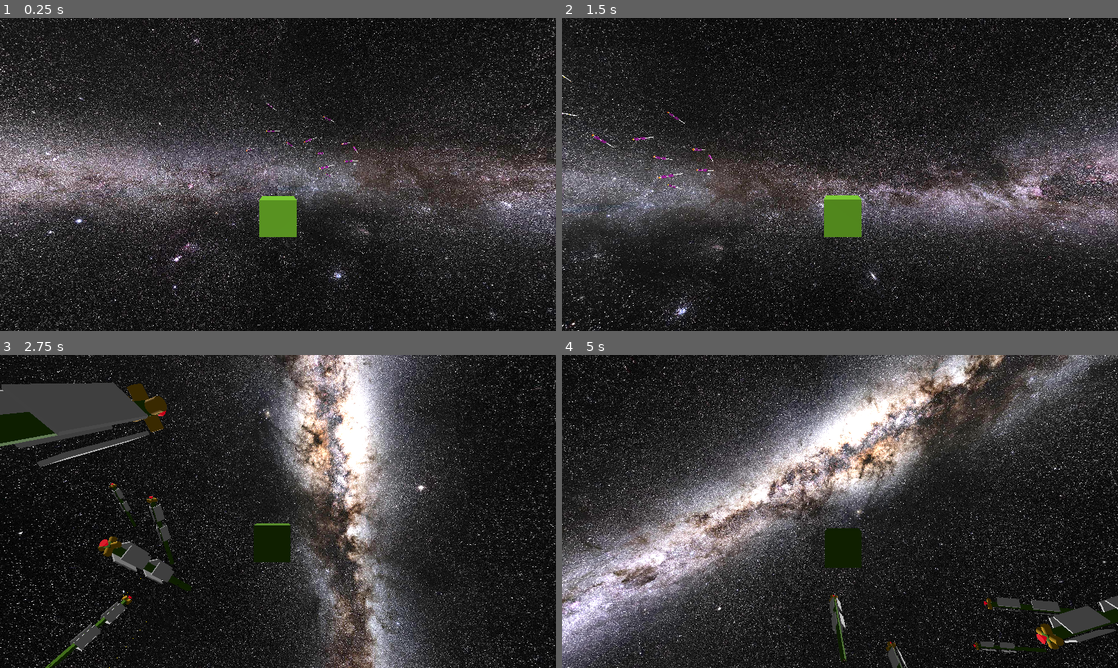
Above: before the commit, frames 1-4 (two rows, left to right).
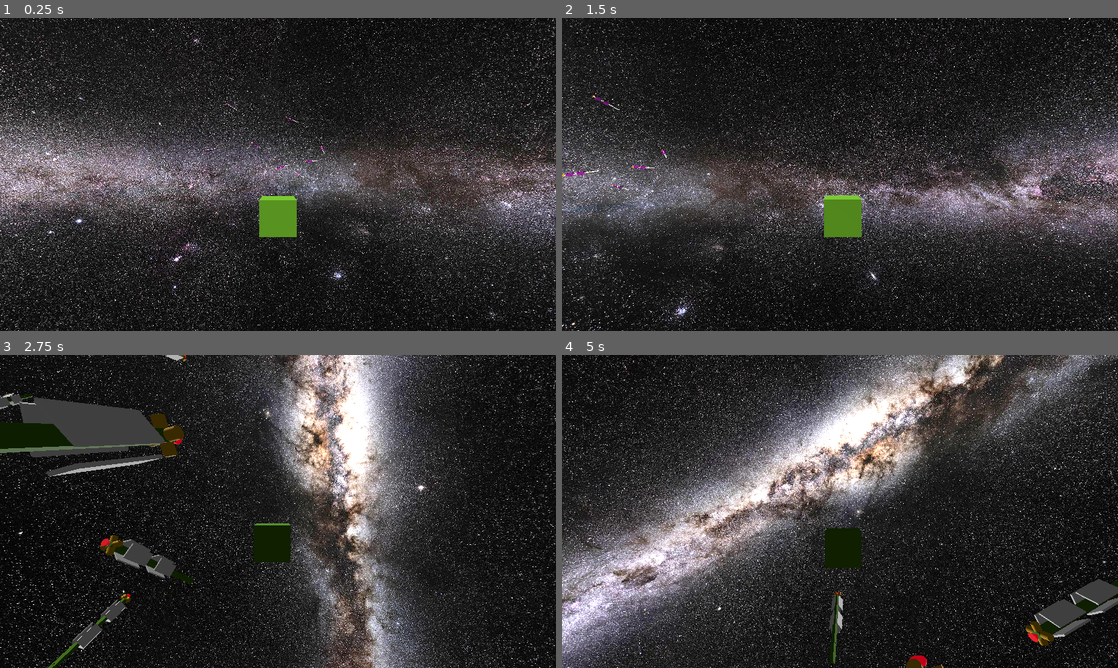
Above: after the commit, the same moments.

Repository: david-andrew/Aberration
Game: Godot game, scene res://battle2.tscn
The game is run twice, just before and just after one commit, with the same random seed, the same clock (stepped at 60 frames per second) and the same inputs.
Inputs:
- Up to frame 1 (0.25 s): no input
- Up to frame 2 (1.5 s): hold Right (right) 0.53-1.28 s; hold A (a) 0.53-1.28 s; tap D (d) at 0.8, 1.35 s; hold Down (down) from 1.28 s (still down)
- Up to frame 3 (2.75 s): tap E (e) at 1.55 s; release Down (down) at 2.03 s; hold Right (right) from 2.03 s (still down); hold E (e) from 2.03 s (still down); tap Q (q) at 2.3 s
- Up to frame 4 (5 s): release Right (right) at 2.78 s; release E (e) at 2.78 s; hold Up (up) 2.78-3.53 s; tap Q (q) at 2.85 s; tap S (s) at 3.05 s; hold S (s) 3.53-4.28 s; hold Left (left) from 3.53 s (still down); tap W (w) at 3.8, 4.35 s; tap A (a) at 4.55 s

The runs differ from the first frame. In frame 1, 0.2% of the frame differs, in the area x 36-65%, y 27-52%; in frame 2, 0.3%; in frame 3, 5.6%, in the area x 0-35%, y 0-100%; in frame 4, 2.8%.

Commit message:
added title with fade in/out

Diff:
--- /dev/null
+++ b/Title.gd
@@ -0,0 +1,5 @@
+extends Label
+
+
+var initial_color: Color = Color(0,0,0,0)
+var target_color: Color = Color.WHITE
--- /dev/null
+++ b/UI.gd
@@ -0,0 +1,7 @@
+extends Node
+
+
+
+
+func _ready():
+	$AnimationPlayer.play("TitleAnimation")
--- a/battle2.tscn
+++ b/battle2.tscn
@@ -9,6 +9,10 @@
 [ext_resource type="Texture2D" uid="uid://b1tg053uv0ffy" path="res://assets/textures/MilkeyWay.jpg" id="7_f3ya5"]
 [ext_resource type="Script" path="res://scripts/ChaseCamera.gd" id="8_a85b1"]
 [ext_resource type="PackedScene" uid="uid://csoggynpxgor1" path="res://scenes/audio_controller.tscn" id="9_q0qpt"]
+[ext_resource type="Script" path="res://UI.gd" id="10_epuu3"]
+[ext_resource type="FontFile" uid="uid://dnpih4o6u6268" path="res://fonts/NovaSquare-Regular.ttf" id="10_liufv"]
+[ext_resource type="Script" path="res://Title.gd" id="11_6wi3b"]
+[ext_resource type="Texture2D" uid="uid://bi68f1wieyqly" path="res://fonts/star.png" id="12_suh53"]
 
 [sub_resource type="BoxShape3D" id="BoxShape3D_278ud"]
 
@@ -32,67 +36,137 @@
 ambient_light_color = Color(1, 1, 1, 1)
 ambient_light_energy = 0.05
 
+[sub_resource type="LabelSettings" id="LabelSettings_irna5"]
+font = ExtResource("10_liufv")
+font_size = 240
+outline_color = Color(0, 0, 0, 1)
+
+[sub_resource type="Animation" id="Animation_7es4q"]
+resource_name = "TitleAnimation"
+length = 20.0
+tracks/0/type = "value"
+tracks/0/imported = false
+tracks/0/enabled = true
+tracks/0/path = NodePath("CanvasLayer/Title:label_settings:font_color")
+tracks/0/interp = 1
+tracks/0/loop_wrap = true
+tracks/0/keys = {
+"times": PackedFloat32Array(6.129, 6.5, 17.1, 17.2),
+"transitions": PackedFloat32Array(0.0245183, 1, 1, 1),
+"update": 0,
+"values": [Color(1, 1, 1, 0), Color(1, 1, 1, 1), Color(1, 1, 1, 1), Color(1, 1, 1, 0)]
+}
+tracks/1/type = "value"
+tracks/1/imported = false
+tracks/1/enabled = true
+tracks/1/path = NodePath("CanvasLayer/Title/TextureRect:modulate")
+tracks/1/interp = 1
+tracks/1/loop_wrap = true
+tracks/1/keys = {
+"times": PackedFloat32Array(6.129, 6.5, 17.1, 17.2),
+"transitions": PackedFloat32Array(1, 1, 1, 1),
+"update": 0,
+"values": [Color(1, 1, 1, 0), Color(1, 1, 1, 1), Color(1, 1, 1, 1), Color(1, 1, 1, 0)]
+}
+tracks/2/type = "value"
+tracks/2/imported = false
+tracks/2/enabled = true
+tracks/2/path = NodePath("CanvasLayer/Title/TextureRect2:modulate")
+tracks/2/interp = 1
+tracks/2/loop_wrap = true
+tracks/2/keys = {
+"times": PackedFloat32Array(6.129, 6.5, 17.1, 17.2),
+"transitions": PackedFloat32Array(1, 1, 1, 1),
+"update": 0,
+"values": [Color(1, 1, 1, 0), Color(1, 1, 1, 1), Color(1, 1, 1, 1), Color(1, 1, 1, 0)]
+}
+
+[sub_resource type="Animation" id="Animation_oh4b7"]
+length = 0.001
+tracks/0/type = "value"
+tracks/0/imported = false
+tracks/0/enabled = true
+tracks/0/path = NodePath("CanvasLayer/Title:label_settings:font_color")
+tracks/0/interp = 1
+tracks/0/loop_wrap = true
+tracks/0/keys = {
+"times": PackedFloat32Array(0),
+"transitions": PackedFloat32Array(1),
+"update": 0,
+"values": [Color(1, 1, 1, 1)]
+}
+tracks/1/type = "value"
+tracks/1/imported = false
+tracks/1/enabled = true
+tracks/1/path = NodePath("CanvasLayer/Title/TextureRect:modulate")
+tracks/1/interp = 1
+tracks/1/loop_wrap = true
+tracks/1/keys = {
+"times": PackedFloat32Array(0),
+"transitions": PackedFloat32Array(1),
+"update": 0,
+"values": [Color(1, 1, 1, 0)]
+}
+tracks/2/type = "value"
+tracks/2/imported = false
+tracks/2/enabled = true
+tracks/2/path = NodePath("CanvasLayer/Title/TextureRect2:modulate")
+tracks/2/interp = 1
+tracks/2/loop_wrap = true
+tracks/2/keys = {
+"times": PackedFloat32Array(0),
+"transitions": PackedFloat32Array(1),
+"update": 0,
+"values": [Color(1, 1, 1, 0)]
+}
+
+[sub_resource type="AnimationLibrary" id="AnimationLibrary_dmevq"]
+_data = {
+"RESET": SubResource("Animation_oh4b7"),
+"TitleAnimation": SubResource("Animation_7es4q")
+}
+
 [node name="World" type="Node3D"]
 
 [node name="LargeShip" parent="." instance=ExtResource("1_5pbcc")]
-transform = Transform3D(-0.266457, -0.224144, -0.937423, 0.0669873, 0.965926, -0.25, 0.961516, -0.12941, -0.242363, 327.569, 52.3459, -1359.73)
+transform = Transform3D(-0.266457, -0.224144, -0.937423, 0.0669873, 0.965926, -0.25, 0.961516, -0.12941, -0.242363, 31.5686, 52.3459, -1359.73)
 
 [node name="TeamID" parent="LargeShip" instance=ExtResource("2_5ta6q")]
 
-[node name="LargeShip6" parent="." instance=ExtResource("1_5pbcc")]
-transform = Transform3D(0.5, 0, -0.866025, 0, 1, 0, 0.866025, 0, 0.5, 346.346, 168.008, -1609)
-
-[node name="TeamID" parent="LargeShip6" instance=ExtResource("2_5ta6q")]
-
 [node name="LargeShip7" parent="." instance=ExtResource("1_5pbcc")]
-transform = Transform3D(0.433013, 0.5, -0.75, -0.25, 0.866025, 0.433013, 0.866025, 0, 0.5, 111.406, 251.685, -1739.91)
+transform = Transform3D(0.433013, 0.5, -0.75, -0.25, 0.866025, 0.433013, 0.866025, 0, 0.5, -184.594, 251.685, -1739.91)
 
 [node name="TeamID" parent="LargeShip7" instance=ExtResource("2_5ta6q")]
 
 [node name="LargeShip8" parent="." instance=ExtResource("1_5pbcc")]
-transform = Transform3D(-0.533494, 0.25, -0.808013, -0.25, 0.866025, 0.433013, 0.808013, 0.433013, -0.399519, 518.345, -9.99228, -2033.37)
+transform = Transform3D(-0.533494, 0.25, -0.808013, -0.25, 0.866025, 0.433013, 0.808013, 0.433013, -0.399519, 222.345, -9.99228, -2033.37)
 
 [node name="TeamID" parent="LargeShip8" instance=ExtResource("2_5ta6q")]
 
 [node name="LargeShip2" parent="." instance=ExtResource("1_5pbcc")]
-transform = Transform3D(-0.5, 0, -0.866026, 0, 1, 0, 0.866026, 0, -0.5, 539.345, 99.0077, -1498)
+transform = Transform3D(-0.5, 0, -0.866026, 0, 1, 0, 0.866026, 0, -0.5, 243.345, 99.0077, -1498)
 
 [node name="TeamID" parent="LargeShip2" instance=ExtResource("2_5ta6q")]
 
-[node name="LargeShip14" parent="." instance=ExtResource("1_5pbcc")]
-transform = Transform3D(-0.491482, -0.25, -0.834234, -0.0669873, 0.965926, -0.25, 0.868308, -0.0669873, -0.491482, 248.991, 268.349, -1569.28)
-
-[node name="TeamID" parent="LargeShip14" instance=ExtResource("2_5ta6q")]
-
-[node name="LargeShip15" parent="." instance=ExtResource("1_5pbcc")]
-transform = Transform3D(2.08616e-07, 0, -1, -0.258819, 0.965926, -5.39939e-08, 0.965926, 0.258819, 2.01508e-07, -35.491, 322.057, -1503.12)
-
-[node name="TeamID" parent="LargeShip15" instance=ExtResource("2_5ta6q")]
-
 [node name="LargeShip19" parent="." instance=ExtResource("1_5pbcc")]
-transform = Transform3D(0.744207, 0.511819, -0.429183, -0.642402, 0.724444, -0.25, 0.182964, 0.46176, 0.86793, -203.491, 186.057, -1503.12)
+transform = Transform3D(0.744207, 0.511819, -0.429183, -0.642402, 0.724444, -0.25, 0.182964, 0.46176, 0.86793, -499.491, 186.057, -1503.12)
 
 [node name="TeamID" parent="LargeShip19" instance=ExtResource("2_5ta6q")]
 
 [node name="LargeShip25" parent="." instance=ExtResource("1_5pbcc")]
-transform = Transform3D(-0.0154779, 0.724561, -0.689036, -0.893016, 0.299957, 0.335483, 0.449759, 0.620513, 0.642402, -48.796, 501.097, -1503.12)
+transform = Transform3D(-0.0154779, 0.724561, -0.689036, -0.893016, 0.299957, 0.335483, 0.449759, 0.620513, 0.642402, -344.796, 501.097, -1503.12)
 
 [node name="TeamID" parent="LargeShip25" instance=ExtResource("2_5ta6q")]
 
 [node name="LargeShip16" parent="." instance=ExtResource("1_5pbcc")]
-transform = Transform3D(-0.0580122, 0.433013, -0.899519, -0.491632, 0.771811, 0.403244, 0.868869, 0.465625, 0.168108, 401.046, 432.225, -1590.97)
+transform = Transform3D(-0.0580122, 0.433013, -0.899519, -0.491632, 0.771811, 0.403244, 0.868869, 0.465625, 0.168108, 105.046, 432.225, -1590.97)
 
 [node name="TeamID" parent="LargeShip16" instance=ExtResource("2_5ta6q")]
 
 [node name="LargeShip17" parent="." instance=ExtResource("1_5pbcc")]
-transform = Transform3D(-0.529447, -0.826752, -0.190178, -0.635433, 0.237953, 0.734577, -0.56206, 0.509764, -0.651329, 696.733, 222.983, -1821.11)
+transform = Transform3D(-0.529447, -0.826752, -0.190178, -0.635433, 0.237953, 0.734577, -0.56206, 0.509764, -0.651329, 400.733, 222.983, -1821.11)
 
 [node name="TeamID" parent="LargeShip17" instance=ExtResource("2_5ta6q")]
-
-[node name="LargeShip18" parent="." instance=ExtResource("1_5pbcc")]
-transform = Transform3D(0.707107, 0, -0.707107, -0.183013, 0.965926, -0.183013, 0.683013, 0.258819, 0.683013, 447.236, 205.552, -1334.92)
-
-[node name="TeamID" parent="LargeShip18" instance=ExtResource("2_5ta6q")]
 
 [node name="LargeShip9" parent="." instance=ExtResource("1_5pbcc")]
 transform = Transform3D(0.866026, 0, -0.5, 0, 1, 0, 0.5, 0, 0.866026, -221.153, 402.008, -79.4564)
@@ -100,12 +174,6 @@
 [node name="TeamID" parent="LargeShip9" instance=ExtResource("2_5ta6q")]
 team = 0
 
-[node name="LargeShip10" parent="." instance=ExtResource("1_5pbcc")]
-transform = Transform3D(-0.5, -3.08008e-09, -0.866025, 0.224144, 0.965926, -0.129409, 0.836516, -0.258819, -0.482963, 61.8468, 240.008, 201.544)
-
-[node name="TeamID" parent="LargeShip10" instance=ExtResource("2_5ta6q")]
-team = 0
-
 [node name="LargeShip11" parent="." instance=ExtResource("1_5pbcc")]
 transform = Transform3D(0.836516, -0.258819, -0.482963, 0.224144, 0.965926, -0.129409, 0.5, -5.28991e-07, 0.866025, 143.847, 274.008, 104.544)
 
@@ -130,12 +198,6 @@
 [node name="TeamID" parent="LargeShip5" instance=ExtResource("2_5ta6q")]
 team = 0
 
-[node name="LargeShip20" parent="." instance=ExtResource("1_5pbcc")]
-transform = Transform3D(-0.677077, 0.12941, -0.724444, 0.433013, 0.866026, -0.25, 0.595035, -0.482963, -0.642402, 32.9024, 447.414, 305.847)
-
-[node name="TeamID" parent="LargeShip20" instance=ExtResource("2_5ta6q")]
-team = 0
-
 [node name="LargeShip21" parent="." instance=ExtResource("1_5pbcc")]
 transform = Transform3D(-0.922537, 0.313564, 0.22495, 0.212688, 0.89952, -0.381614, -0.322007, -0.304209, -0.896531, -151.57, 455.15, 206.844)
 
@@ -152,12 +214,6 @@
 transform = Transform3D(0.997717, 0.0669873, 0.00851846, -0.0669873, 0.965926, 0.25, 0.00851862, -0.25, 0.968208, -135.906, 165.076, 201.746)
 
 [node name="TeamID" parent="LargeShip23" instance=ExtResource("2_5ta6q")]
-team = 0
-
-[node name="LargeShip24" parent="." instance=ExtResource("1_5pbcc")]
-transform = Transform3D(0.965926, 0.0669873, -0.25, 0, 0.965926, 0.258819, 0.258819, -0.25, 0.933013, -79.4205, 210.245, 155.228)
-
-[node name="TeamID" parent="LargeShip24" instance=ExtResource("2_5ta6q")]
 team = 0
 
 [node name="Player" type="RigidBody3D" parent="."]
@@ -201,3 +257,52 @@
 [node name="Camera3D" type="Camera3D" parent="ChaseCamera"]
 
 [node name="AudioController" parent="." instance=ExtResource("9_q0qpt")]
+
+[node name="UI" type="Node" parent="."]
+script = ExtResource("10_epuu3")
+
+[node name="CanvasLayer" type="CanvasLayer" parent="UI"]
+
+[node name="Title" type="Label" parent="UI/CanvasLayer"]
+anchors_preset = -1
+anchor_left = 0.51
+anchor_top = 0.5
+anchor_right = 0.51
+anchor_bottom = 0.5
+offset_left = -651.8
+offset_top = -277.0
+offset_right = 622.2
+offset_bottom = 33.0
+grow_horizontal = 2
+grow_vertical = 2
+theme_override_colors/font_color = Color(1, 1, 1, 0)
+text = "Silver Void"
+label_settings = SubResource("LabelSettings_irna5")
+horizontal_alignment = 1
+vertical_alignment = 1
+script = ExtResource("11_6wi3b")
+
+[node name="TextureRect" type="TextureRect" parent="UI/CanvasLayer/Title"]
+modulate = Color(1, 1, 1, 0)
+layout_mode = 0
+offset_left = 201.0
+offset_top = 45.0
+offset_right = 261.0
+offset_bottom = 104.0
+texture = ExtResource("12_suh53")
+expand_mode = 1
+
+[node name="TextureRect2" type="TextureRect" parent="UI/CanvasLayer/Title"]
+modulate = Color(1, 1, 1, 0)
+layout_mode = 0
+offset_left = 1030.0
+offset_top = 45.0
+offset_right = 1090.0
+offset_bottom = 104.0
+texture = ExtResource("12_suh53")
+expand_mode = 1
+
+[node name="AnimationPlayer" type="AnimationPlayer" parent="UI"]
+libraries = {
+"": SubResource("AnimationLibrary_dmevq")
+}
Not shown: 1 places in battle2.tscn that only renumber resources
Not shown, changed: export_presets.cfg
Binary file added: fonts/NovaSquare-Regular.ttf
Not shown, added: fonts/NovaSquare-Regular.ttf.import
Binary file added: fonts/star.png
Not shown, added: fonts/star.png.import
